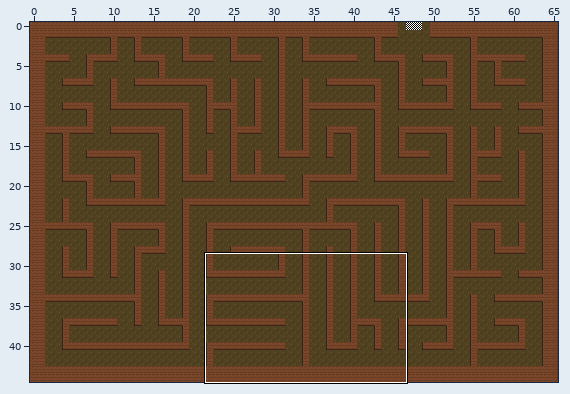
Two states of a Tiled map, android/assets/tilemaps/manchester/maze.tmx. The picture above shows the old version from afar; the outline marks the close-up.
Close-up. The starting point:
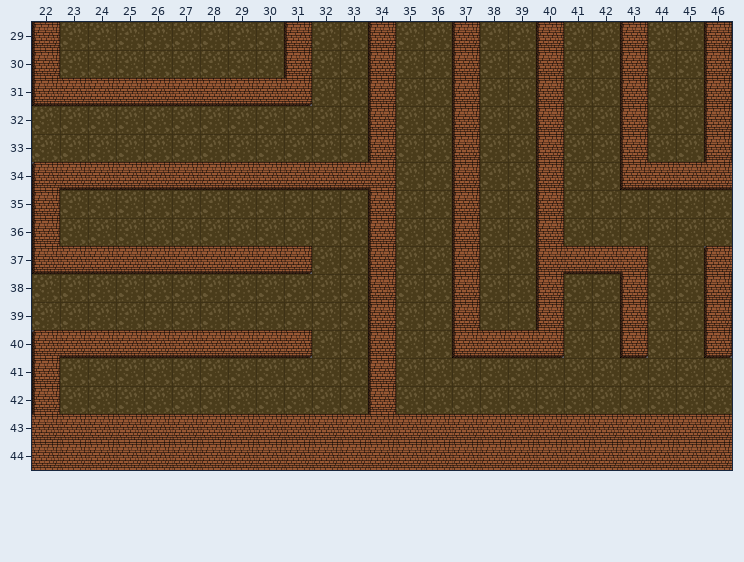
Cells are 64x64 px. Shown: x 22..46, y 29..44. The commit also changed other parts of the map, which this record leaves out. The old version is drawn lined up with the new one.
New version:
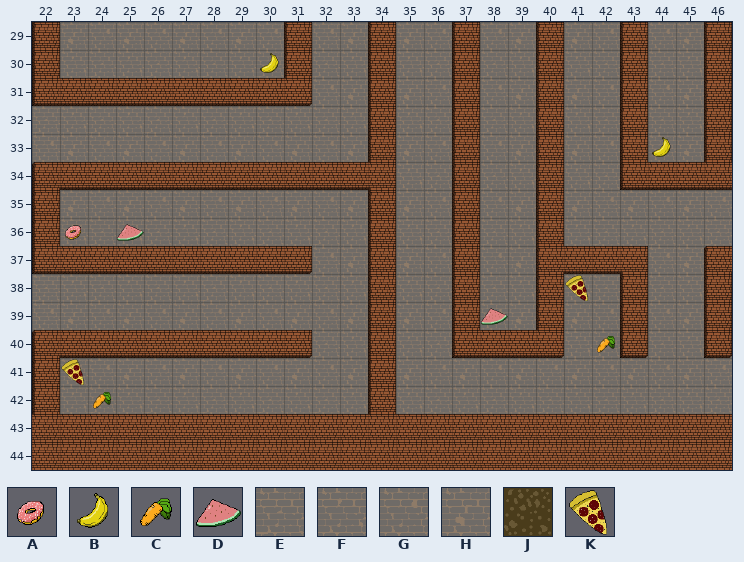
Key: from "bad_objects": A 0; from "good_objects": B 1, C 2, D 3; from "london": E 2, F 3, G 10, H 11; from "tileSet": J 4, K 5.
_ is an empty cell, . an unchanged one.
Tiles of an added or newly shown layer are drawn over the layers below it.
From old to new:
map size 66x45 -> 63x45 cells
--- layer "path" (removed)
@@ x 22..46 @@
-29 .JJJJJJJJ.JJ.JJ.JJ.JJ.JJ.
-30 .JJJJJJJJ.JJ.JJ.JJ.JJ.JJ.
-31 ..........JJ.JJ.JJ.JJ.JJ.
-32 JJJJJJJJJJJJ.JJ.JJ.JJ.JJ.
-33 JJJJJJJJJJJJ.JJ.JJ.JJ.JJ.
-34 .............JJ.JJ.JJ....
-35 .JJJJJJJJJJJ.JJ.JJ.JJJJJJ
-36 .JJJJJJJJJJJ.JJ.JJ.JJJJJJ
-37 ..........JJ.JJ.JJ....JJ.
-38 JJJJJJJJJJJJ.JJ.JJ.JJ.JJ.
-39 JJJJJJJJJJJJ.JJ.JJ.JJ.JJ.
-40 ..........JJ.JJ....JJ.JJ.
-41 .JJJJJJJJJJJ.JJJJJJJJJJJJ
-42 .JJJJJJJJJJJ.JJJJJJJJJJJJ
+29 .________.__.__.__.__.__.
+30 .________.__.__.__.__.__.
+31 ..........__.__.__.__.__.
+32 ____________.__.__.__.__.
+33 ____________.__.__.__.__.
+34 .............__.__.__....
+35 .___________.__.__.______
+36 .___________.__.__.______
+37 ..........__.__.__....__.
+38 ____________.__.__.__.__.
+39 ____________.__.__.__.__.
+40 ..........__.__....__.__.
+41 .___________.____________
+42 .___________.____________
--- layer "ground" (added)
@@ x 22..46 @@
-29 .________.__.__.__.__.__.
-30 .________.__.__.__.__.__.
-31 ..........__.__.__.__.__.
-32 ____________.__.__.__.__.
-33 ____________.__.__.__.__.
-34 .............__.__.__....
-35 .___________.__.__.______
-36 .___________.__.__.______
-37 ..........__.__.__....__.
-38 ____________.__.__.__.__.
-39 ____________.__.__.__.__.
-40 ..........__.__....__.__.
-41 .___________.____________
-42 .___________.____________
+29 .HGHGHGHG.GH.HG.GH.HG.GH.
+30 .FEFEFEFE.EF.FE.EF.FE.EF.
+31 ..........GH.HG.GH.HG.GH.
+32 EFEFEFEFEFEF.FE.EF.FE.EF.
+33 GHGHGHGHGHGH.HG.GH.HG.GH.
+34 .............FE.EF.FE....
+35 .HGHGHGHGHGH.HG.GH.HGHGHG
+36 .FEFEFEFEFEF.FE.EF.FEFEFE
+37 ..........GH.HG.GH....GH.
+38 EFEFEFEFEFEF.FE.EF.FE.EF.
+39 GHGHGHGHGHGH.HG.GH.HG.GH.
+40 ..........EF.FE....FE.EF.
+41 .HGHGHGHGHGH.HGHGHGHGHGHG
+42 .FEFEFEFEFEF.FEFEFEFEFEFE
--- layer "bad_tiles" (now shown)
@@ x 23..23 @@
-36 _
+36 A
@@ x 41..41 @@
-38 _
+38 K
@@ x 23..23 @@
-41 _
+41 K
--- layer "good_tiles" (now shown)
@@ x 30..30 @@
-30 _
+30 B
@@ x 44..44 @@
-33 _
+33 B
@@ x 25..25 @@
-36 _
+36 D
@@ x 38..42 @@
-39 _....
-40 ...._
+39 D....
+40 ....C
@@ x 24..24 @@
-42 _
+42 C
Where, in picture pixels (left, top, right, bottom), the same in both close-ups:
changed: (32, 22, 368, 162)
changed: (396, 22, 732, 414)
changed: (32, 190, 368, 414)
